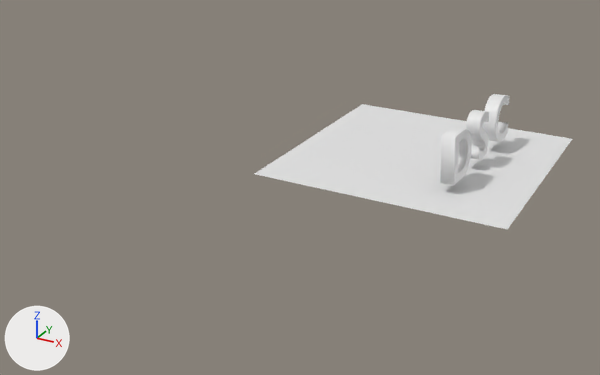
The Blender file blender/dsc.blend: old version first, new version second.
Camera for both pictures: a 50 mm camera at (16.2, -42.8, 17.2) aimed at (-7.9, 1.0, -4.7). The axes (+X, +Y, +Z) are drawn at lower left. The lights are the same throughout.

The older version as bpy lines, for what is in view:
```python
me_mesh = bpy.data.meshes.new('Mesh')
me_mesh.from_pydata(...)  # 1372 vertices, 1074 faces; spans x 1.792..2.447, y -0.029..0.711, z -0.107..0.107
me_mesh_002 = bpy.data.meshes.new('Mesh.002')
me_mesh_002.from_pydata(...)  # 1708 vertices, 1338 faces; spans x 1.048..1.474, y -0.029..0.711, z -0.107..0.107
me_plane = bpy.data.meshes.new('Plane')
me_plane.from_pydata([(1.0, 1.0, 0.0), (1.0, -1.0, 0.0), (-1.0, -1.0, 0.0), (-1.0, 1.0, 0.0)], [], [(0, 3, 2, 1)])
ob_dsc = bpy.data.objects.new('DSC', me_mesh)
ob_dsc.location = (3.78, -4.51, 0.05)
ob_dsc.rotation_euler = (1.515, 0.0, 1.537)  # degrees (87, 0, 88)
ob_dsc.scale = (3.67, 3.67, 3.67)
ob_dsc_002 = bpy.data.objects.new('DSC.002', me_mesh_002)
ob_dsc_002.location = (3.78, -4.51, 0.05)
ob_dsc_002.rotation_euler = (1.515, 0.0, 1.537)  # degrees (87, 0, 88)
ob_dsc_002.scale = (3.67, 3.67, 3.67)
ob_plane = bpy.data.objects.new('Plane', me_plane)
ob_plane.location = (0.63, 0.26, -0.59)
ob_plane.scale = (7.11, 7.11, 7.11)
# also in view: 'DSC.001' at (3.7, -3.1, 1.3)
```
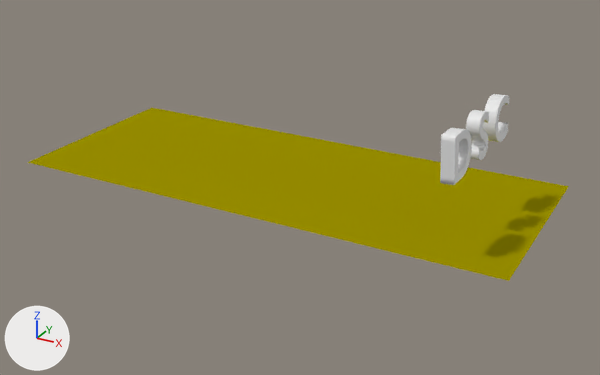
Pixel boxes (x1, y1, x2, y2) of what changed, in the pictures (600 x 375 px):
'Plane', recoloured, moved, rescaled (70% wider, 38% taller)
    before: (254, 104, 572, 229)
    after: (28, 108, 569, 281)

The change in detail:
Material 'Material' (mat_material) is new.
Its base color is (0.326, 0.282, 0.0) (yellow #9b9100).
me_plane has 4 vertices, 1 face and spans x -1.0..1.0, y -1.0..1.0, z 0.0.
me_plane now uses material mat_material (yellow #9b9100).
Object 'Plane' (ob_plane) moves from (0.63, 0.26, -0.59) to (-9.92, 3.15, -4.95).
Object 'Plane' (ob_plane) is rescaled from (7.11, 7.11, 7.11) to (17.4, 7.11, 7.11).
